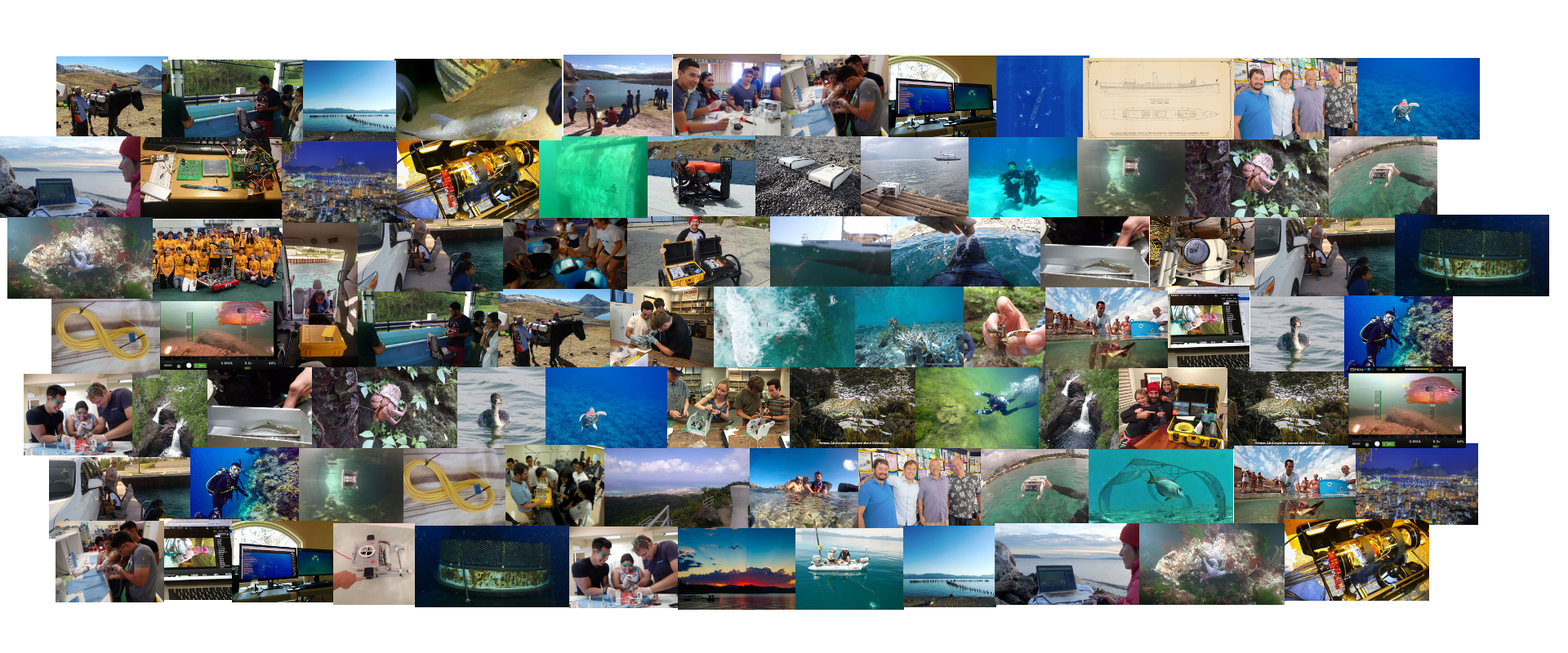
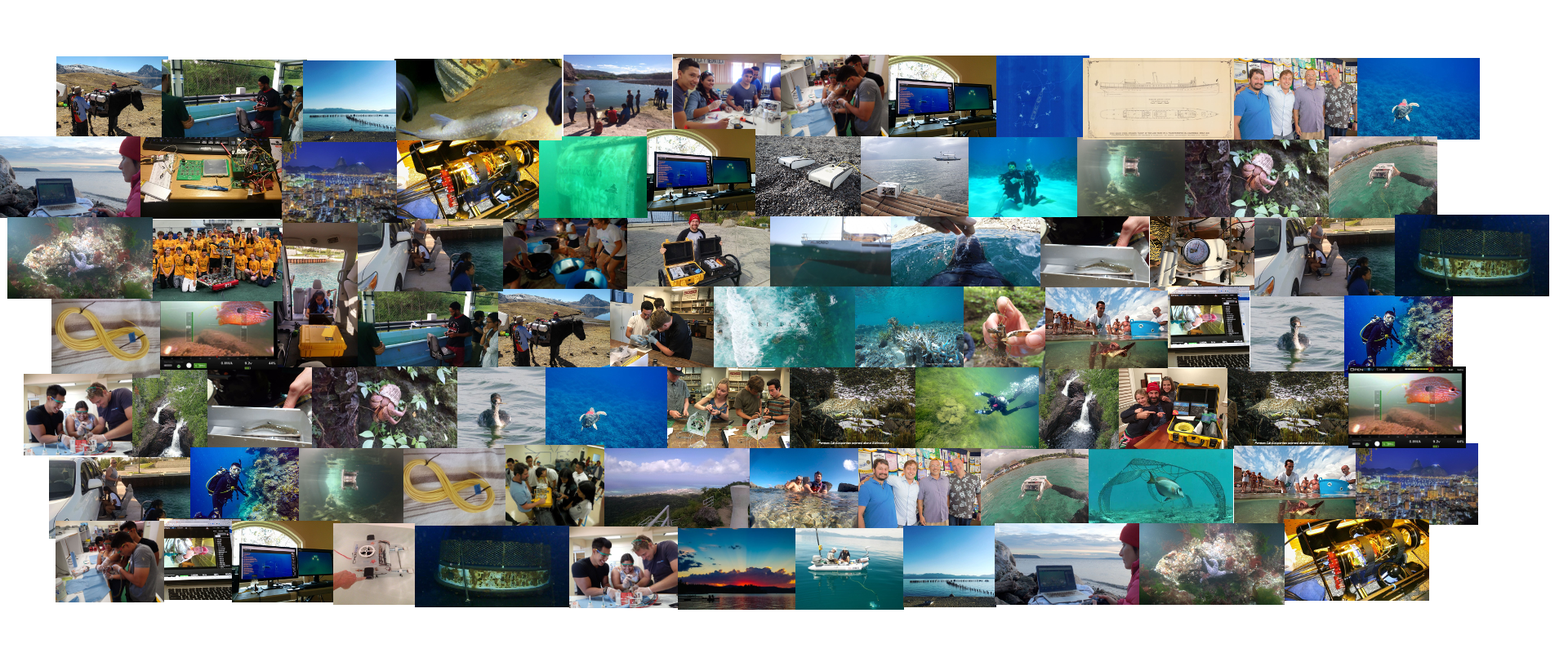
Two versions of the same layered image (1568×653). Layer-by-layer changes:
renamed "Pasted Layer #31" to "Pasted Layer #81", moved it above "Pasted Layer #62", painted on it over box(646, 129, 756, 217)
